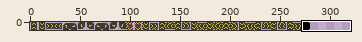
Edited in one commit: pixel-art file (raw-assets/foreground_tiles.aseprite). The first picture is a wide view before the edit; the outline marks the close-up.
Close-up. Old version:
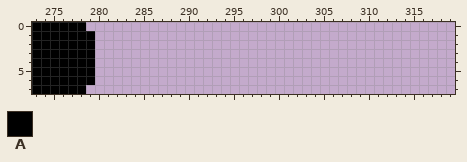
320x8 pixels, 1 frame. Shown: x 273..319, y 0..7.
Palette (. is transparent): A #000000
Pixels before, first column x 273:
0 AAAAAA.
1 AAAAAAA
2 AAAAAAA
3 AAAAAAA
4 AAAAAAA
5 AAAAAAA
6 AAAAAAA
7 AAAAAA.
Once edited:
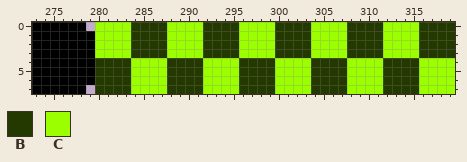
Colours new in this view: B #233900  C #9bff00
The commit says: Add missing textures textures
From old to new:
y 0..3: x 280..319 ........................................ -> CCCCBBBBCCCCBBBBCCCCBBBBCCCCBBBBCCCCBBBB
y 4..7: x 280..319 ........................................ -> BBBBCCCCBBBBCCCCBBBBCCCCBBBBCCCCBBBBCCCC
Changed places in both close-ups, as pixel boxes (x1, y1, x2, y2):
added: (95, 22, 455, 94)
